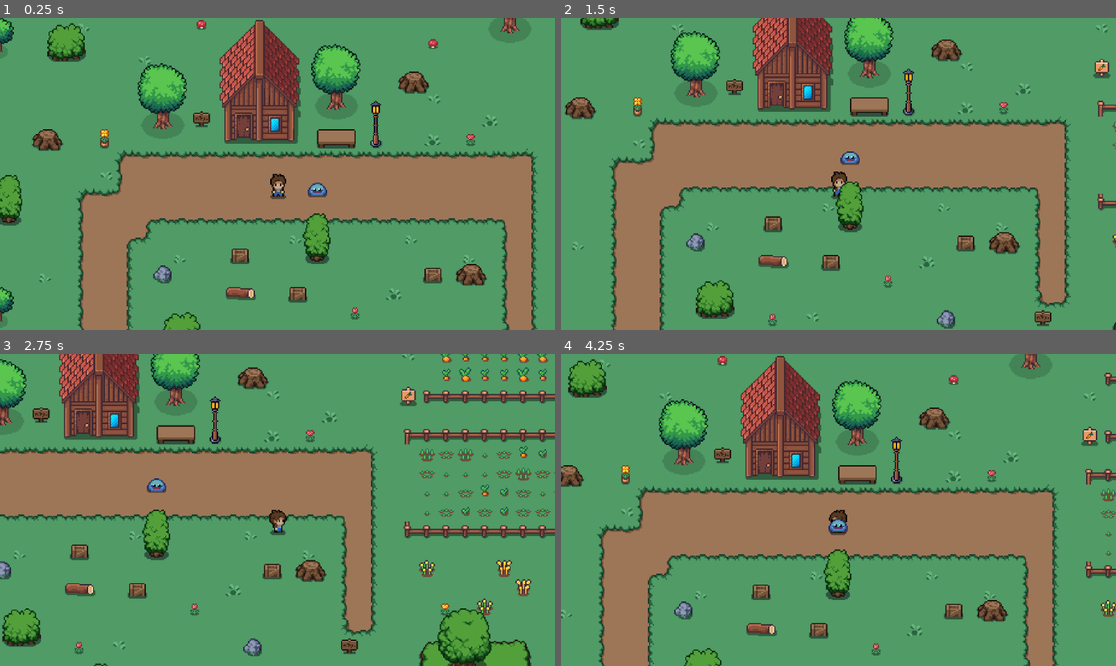
Above: before the commit, frames 1-4 (two rows, left to right).
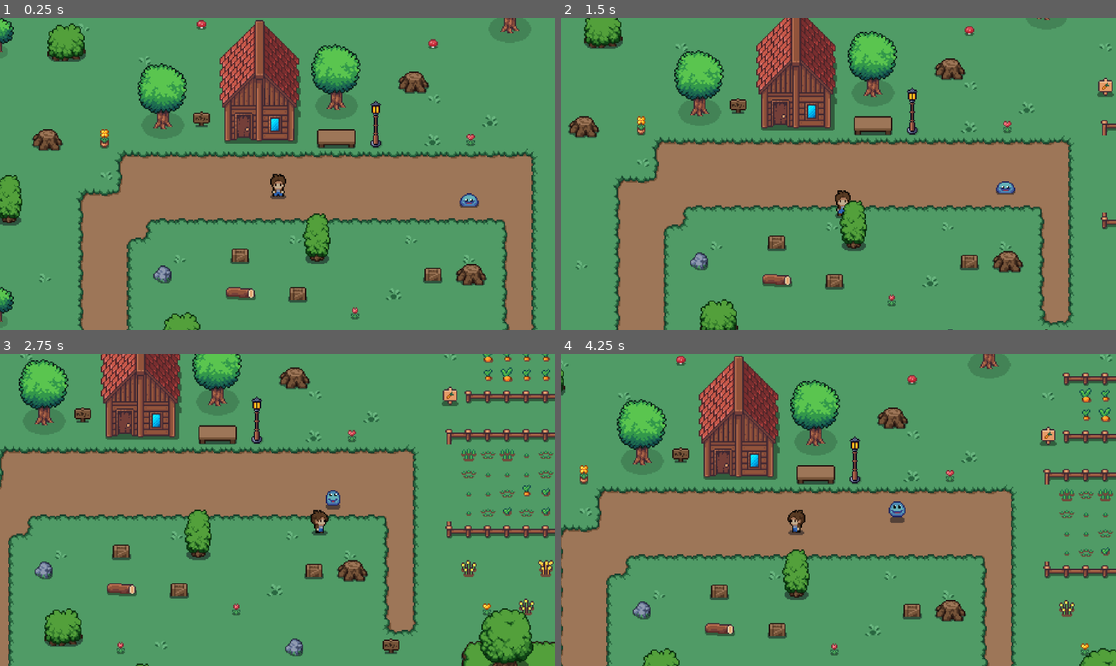
Above: after the commit, the same moments.

Repository: RAnami156/RPG-game
Game: Godot game, scene res://scene/world.tscn
Two runs of this game, one before a commit and one after it. Both use one fixed random seed, a clock stepped at 60 frames per second and the inputs below.
Inputs (mouse positions are in pixels of both pictures, inside the frame that each line leads up to):
- Up to frame 1 (0.25 s): no input
- Up to frame 2 (1.5 s): tap Enter at 0.5 s; move the mouse to (960, 158) at 0.52 s; hold D (right) 0.53-1.28 s; hold Shift (run) 0.53-1.28 s; click (960, 158) at 0.6 s; move the mouse to (727, 189) at 1.27 s; hold S (down) from 1.28 s (still down); tap Shift (run) at 1.35 s
- Up to frame 3 (2.75 s): click (166, 525) at 1.55 s; move the mouse to (333, 441) at 2.02 s; release S (down) at 2.03 s; hold D (right) from 2.03 s (still down); hold Shift (run) from 2.03 s (still down); click (333, 441) at 2.1 s
- Up to frame 4 (4.25 s): move the mouse to (810, 572) at 2.77 s; release D (right) at 2.78 s; release Shift (run) at 2.78 s; hold W (up) 2.78-3.53 s; tap Shift (run) at 2.85 s; click (810, 572) at 3.05 s; move the mouse to (1005, 556) at 3.52 s; hold A (left) from 3.53 s (still down); hold Shift (run) from 3.53 s (still down); click (1005, 556) at 3.6 s

The runs differ from the first frame. In frame 1, 0.3% of the frame differs, in the area x 55-87%, y 52-61%; in frame 2, 29%; in frame 3, 32%; in frame 4, 36%, in the area x 0-100%, y 0-100%.

Commit message:
enemy 0.4

Diff:
--- a/project.godot
+++ b/project.godot
@@ -10,7 +10,7 @@
 
 [application]
 
-config/name="New Game Project"
+config/name="test"
 run/main_scene="res://scene/world.tscn"
 config/features=PackedStringArray("4.3", "Forward Plus")
 config/icon="res://icon.svg"
@@ -18,6 +18,10 @@
 [autoload]
 
 Global="*res://script/global.gd"
+
+[editor_plugins]
+
+enabled=PackedStringArray("res://addons/AS2P/plugin.cfg")
 
 [input]
 
--- a/scene/enemy.tscn
+++ b/scene/enemy.tscn
@@ -143,7 +143,6 @@
 offset = Vector2(0, 3)
 
 [node name="detector" type="Area2D" parent="."]
-visible = false
 collision_layer = 0
 collision_mask = 2
 
@@ -156,3 +155,4 @@
 shape = SubResource("CircleShape2D_04jut")
 
 [connection signal="body_entered" from="detector" to="." method="_on_detector_body_entered"]
+[connection signal="body_exited" from="detector" to="." method="_on_detector_body_exited"]
--- a/scene/player.tscn
+++ b/scene/player.tscn
@@ -1,7 +1,8 @@
-[gd_scene load_steps=60 format=3 uid="uid://k8ldx8akthj3"]
+[gd_scene load_steps=61 format=3 uid="uid://k8ldx8akthj3"]
 
 [ext_resource type="Script" path="res://script/player.gd" id="1_k82lv"]
 [ext_resource type="Texture2D" uid="uid://ykskkmi4457d" path="res://player.png" id="2_qqqae"]
+[ext_resource type="Script" path="res://script/camera_2d.gd" id="3_o3u2o"]
 
 [sub_resource type="AtlasTexture" id="AtlasTexture_ouoto"]
 atlas = ExtResource("2_qqqae")
@@ -657,7 +658,7 @@
 [node name="AnimatedSprite2D" type="AnimatedSprite2D" parent="."]
 position = Vector2(0, 2)
 sprite_frames = SubResource("SpriteFrames_qg6pd")
-animation = &"Attack_front"
+animation = &"Attack_down"
 autoplay = "Idle_down"
 frame = 1
 
@@ -680,5 +681,14 @@
 disabled = true
 one_way_collision_margin = 0.0
 
+[node name="Camera2D" type="Camera2D" parent="."]
+zoom = Vector2(2.5, 2.5)
+limit_left = 0
+limit_top = 0
+limit_right = 1150
+limit_bottom = 650
+position_smoothing_enabled = true
+script = ExtResource("3_o3u2o")
+
 [connection signal="body_entered" from="hit_box" to="." method="_on_hit_box_body_entered"]
 [connection signal="body_exited" from="hit_box" to="." method="_on_hit_box_body_exited"]
--- a/scene/world.tscn
+++ b/scene/world.tscn
@@ -479,10 +479,7 @@
 y_sort_enabled = true
 
 [node name="enemy" parent="." instance=ExtResource("11_iep8j")]
-position = Vector2(616, 301)
-
-[node name="enemy2" parent="." instance=ExtResource("11_iep8j")]
-position = Vector2(278, 322)
+position = Vector2(742, 310)
 
 [node name="TileMap" type="TileMap" parent="."]
 y_sort_enabled = true
@@ -501,20 +498,13 @@
 [node name="player" parent="." instance=ExtResource("1_cbbl7")]
 position = Vector2(583, 293)
 
-[node name="Camera2D" type="Camera2D" parent="player"]
-zoom = Vector2(2.5, 2.5)
-limit_left = 0
-limit_top = 0
-limit_right = 1150
-limit_bottom = 650
-
 [node name="collision" type="StaticBody2D" parent="."]
 
 [node name="CollisionPolygon2D" type="CollisionPolygon2D" parent="collision"]
 polygon = PackedVector2Array(837, 481, 840, 438, 924, 437, 925, 482, 1047, 484, 1052, 493, 1054, 638, 1051, 652, 724, 652, 724, 530, 728, 485)
 
 [node name="CollisionPolygon2D2" type="CollisionPolygon2D" parent="collision"]
-polygon = PackedVector2Array(3, 656, 1148, 655, 1151, 4, -1, 1, 0, 650, -55, 620, -84, -53, 998, -45, 1213, -26, 1217, 686, -6, 688)
+polygon = PackedVector2Array(3, 656, 1148, 655, 1146, 8, -3, 10, 0, 650, -55, 620, -84, -53, 998, -45, 1213, -26, 1217, 686, -6, 688)
 
 [node name="CollisionPolygon2D3" type="CollisionPolygon2D" parent="collision"]
 position = Vector2(-2, -1)
--- /dev/null
+++ b/script/camera_2d.gd
@@ -0,0 +1,12 @@
+extends Camera2D
+
+var zoom_speed = 0.1
+var min_zoom = 1.3
+var max_zoom= 3.3
+
+func _input(event):
+	if event is InputEventMouseButton:
+		if event.button_index == MOUSE_BUTTON_WHEEL_DOWN:
+			zoom = (zoom - Vector2(zoom_speed, zoom_speed)).clamp(Vector2(min_zoom, min_zoom), Vector2(max_zoom, max_zoom))
+		elif event.button_index == MOUSE_BUTTON_WHEEL_UP:
+			zoom = (zoom + Vector2(zoom_speed, zoom_speed)).clamp(Vector2(min_zoom, min_zoom), Vector2(max_zoom, max_zoom))
--- a/script/enemy.gd
+++ b/script/enemy.gd
@@ -3,8 +3,6 @@
 @onready var anim = $AnimatedSprite2D
 var speed = 50
 var player = null
-var dd = false
-#var health = Global.enemy_health
 
 func _physics_process(delta: float) -> void:
 	var health = Global.enemy_health
@@ -25,11 +23,11 @@
 			velocity = Vector2.ZERO
 			anim.play("Idle")
 
-#func _on_detector_body_entered(body: Node2D) -> void:
-	#if body.name == "player":
-		#player = body
-#
-#
-#func _on_detector_body_exited(body: Node2D) -> void:
-	#if body.name == "player":
-		#player = null
+func _on_detector_body_entered(body: Node2D) -> void:
+	if body.name == "player":
+		player = body
+
+
+func _on_detector_body_exited(body: Node2D) -> void:
+	if body.name == "player":
+		player = null
--- a/script/player.gd
+++ b/script/player.gd
@@ -19,7 +19,6 @@
 
 	run()
 	if Input.is_action_just_pressed("attack"):
-
 		attack()
 	elif  Input.is_action_pressed("up") :
 		up_move()
@@ -35,34 +34,41 @@
 	move_and_slide()
 
 func run():
+	var shake_strength = Vector2(randf_range(-2, 2), randf_range(-2, 2))
+	$Camera2D.offset = shake_strength
 	if Input.is_action_pressed("run"):
 		speed = 200
 	else:
 		speed = 100
 
 func up_move():
+	$Camera2D.offset = Vector2.ZERO
 	anim.play("Up")
 	velocity = Vector2(0, -speed)
 	idle_dir = UP
 
 func down_move():
+	$Camera2D.offset = Vector2.ZERO
 	anim.play("Down")
 	velocity = Vector2(0, speed)
 	idle_dir = DOWN
 
 func left_move():
+	$Camera2D.offset = Vector2.ZERO
 	anim.flip_h = true
 	anim.play("Front")
 	velocity = Vector2(-speed, 0)
 	idle_dir = LEFT
 
 func right_move():
+	$Camera2D.offset = Vector2.ZERO
 	anim.flip_h = false
 	anim.play("Front")
 	velocity = Vector2(speed, 0)
 	idle_dir = RIGHT
 
 func idle():
+	$Camera2D.offset = Vector2.ZERO
 	velocity = Vector2.ZERO
 	if velocity == Vector2.ZERO:
 		match idle_dir:
@@ -78,6 +84,7 @@
 				anim.play("Idle_front")
 
 func attack():
+	$Camera2D.offset = Vector2.ZERO
 	velocity =Vector2.ZERO
 	can_move = false
 	if velocity == Vector2.ZERO:
Not shown, added: addons/AS2P/InspectorConvertor.gd
Not shown, added: addons/AS2P/NodeSelectorProperty.gd
Not shown, added: addons/AS2P/plugin.cfg
Not shown, added: addons/AS2P/plugin.gd
